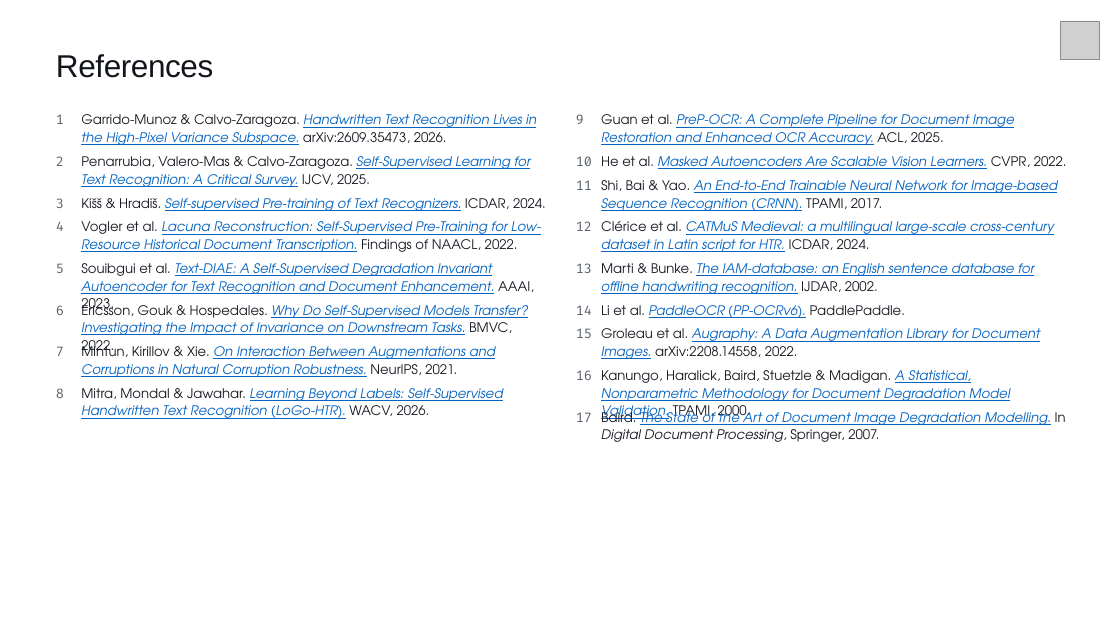
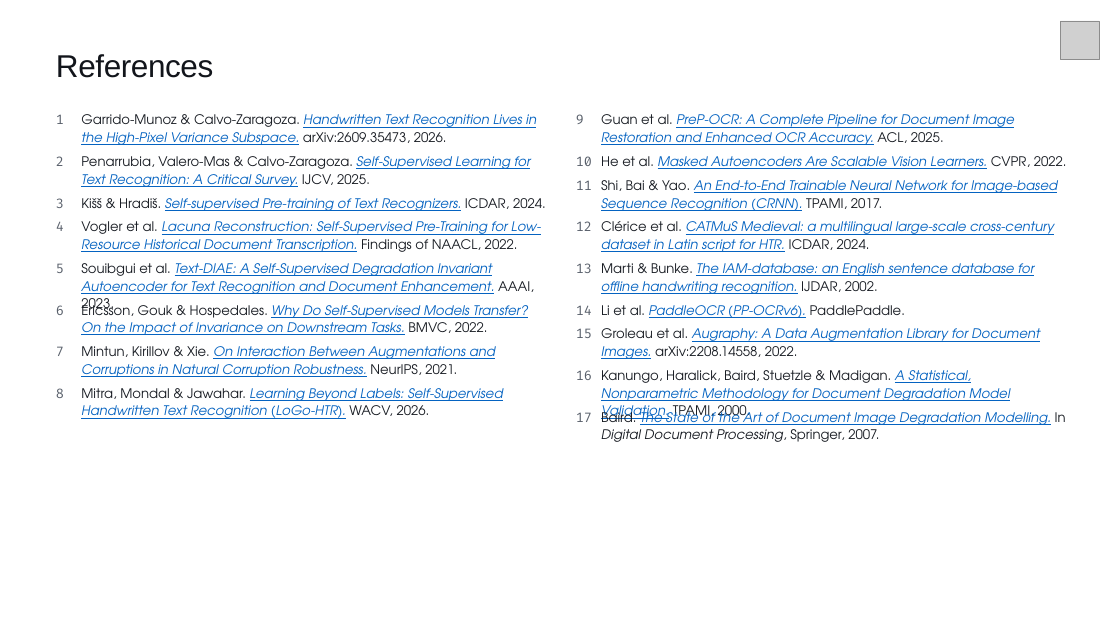
Before and after one commit to Greninja34/learn_what_to_ignore, a slide deck: slide 42 of capstone/reviews/review3/deck/out/review3.pptx (slide 41 before the commit). Drawn at 1120x630 pixels with LibreOffice and Linux fonts; fonts in the diff are those of the drawing; grey boxes stand for pictures. Boxes give left, top, right and bottom in pixels: in the first picture for what was removed or moved away, otherwise in the second. Text is boxed around its words. In the diff, an @@ line names an element or a change of style, - is before the commit and + after.

```diff
--- a/capstone/reviews/review3/deck/out/review3.pptx
+++ b/capstone/reviews/review3/deck/out/review3.pptx
@@ text at [81, 301, 528, 335]: text changed @@
-Ericsson, Gouk & Hospedales. Why Do Self-Supervised Models Transfer? Investigating the Impact of Invariance on Downstream Tasks. BMVC, 2022.
+Ericsson, Gouk & Hospedales. Why Do Self-Supervised Models Transfer? On the Impact of Invariance on Downstream Tasks. BMVC, 2022.
```
Also in this commit, not shown: 3 other slides changed, 1 slide added, 13 other files.
